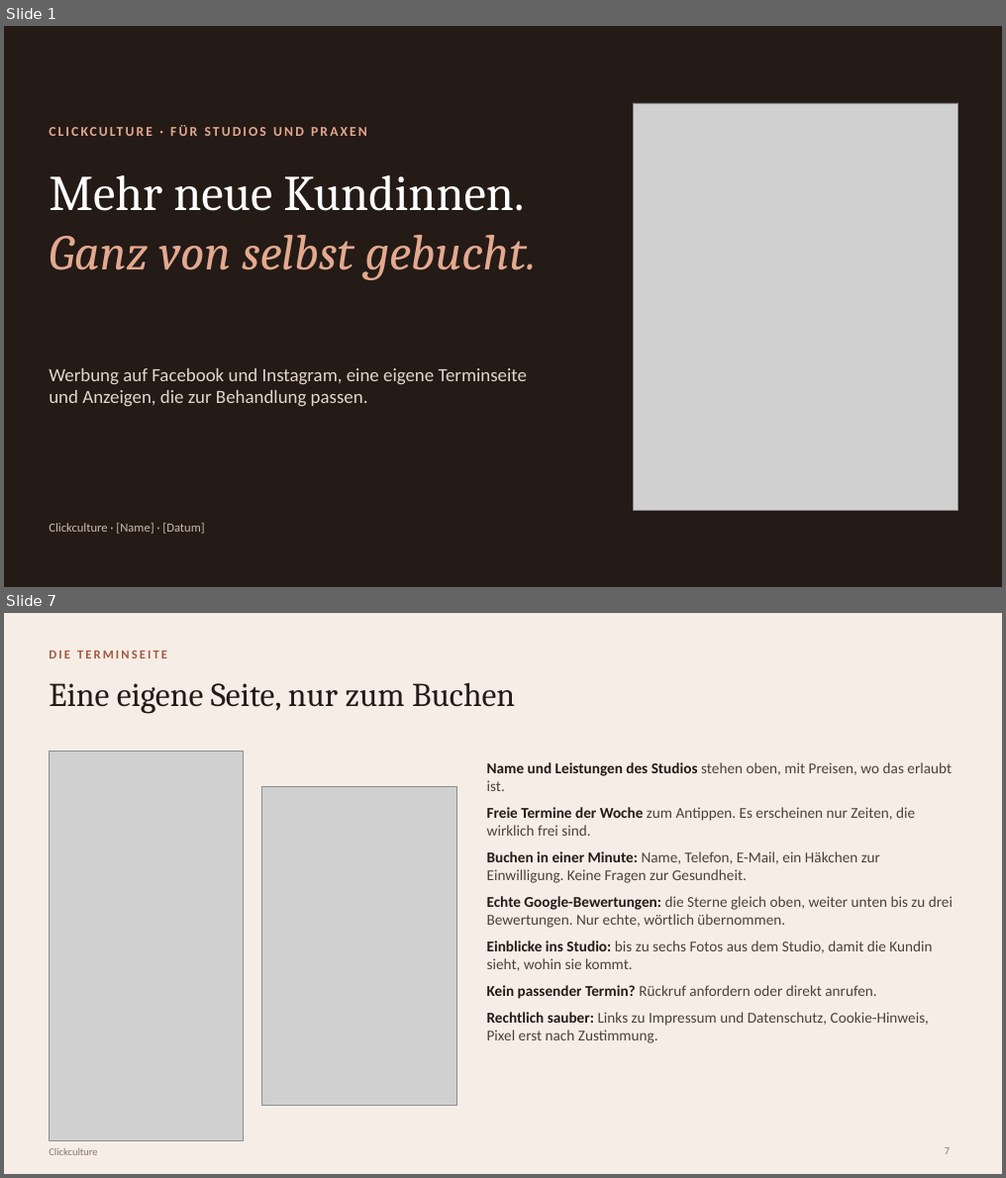
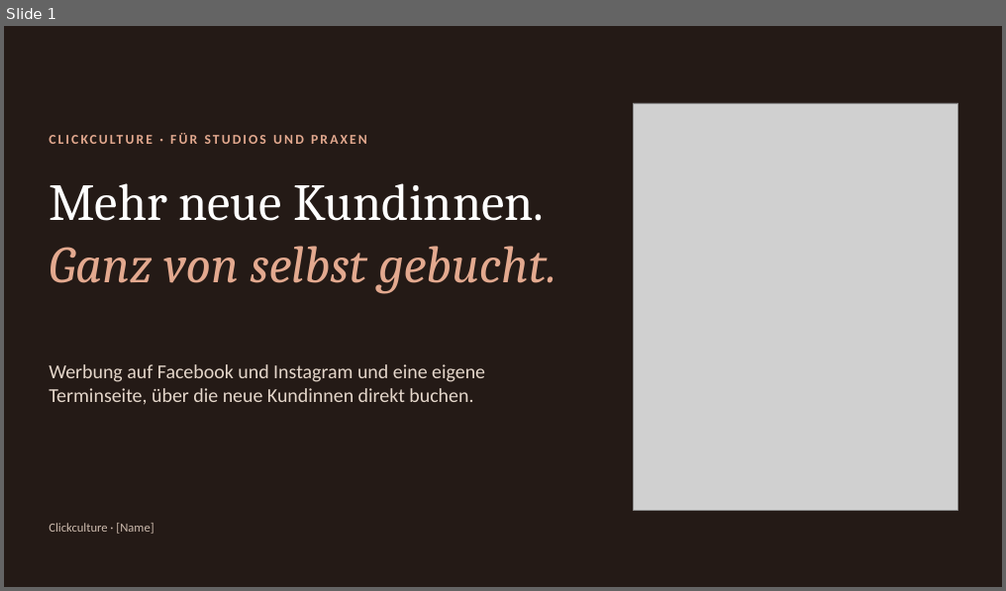
Before and after one commit to raphaelgeil652-lab/business, a slide deck: nischen/beauty/praesentation/Clickculture Beauty – Vorstellung.pptx. Shown one above the other, each under a label of ours: slides 1 and 7 before the commit, slide 1 after it; the slides between them are not shown. The pictures are 1006x1178 and 1006x591 pixels, drawn with LibreOffice and Linux fonts; fonts in the diff are those of the drawing; grey boxes stand for pictures. Boxes give left, top, right and bottom in pixels: in the first picture for what was removed or moved away, otherwise in the second. Text is boxed around its words. In the diff, an @@ line names an element or a change of style, - is before the commit and + after.

```diff
--- a/nischen/beauty/praesentation/Clickculture Beauty – Vorstellung.pptx
+++ b/nischen/beauty/praesentation/Clickculture Beauty – Vorstellung.pptx
@@ slide 7 removed at [4, 613, 1002, 1174], background #F6EEE6 @@
@@ text removed at [49, 651, 167, 659] @@
-DIE TERMINSEITE
@@ title removed at [49, 682, 515, 714] @@
-Eine eigene Seite, nur zum Buchen
@@ picture removed at [49, 752, 244, 1141] @@
@@ picture removed at [262, 786, 456, 1106] @@
@@ text removed at [487, 762, 952, 1044] @@
-• Name und Leistungen des Studios stehen oben, mit Preisen, wo das erlaubt ist.
-• Freie Termine der Woche zum Antippen. Es erscheinen nur Zeiten, die wirklich frei sind.
-• Buchen in einer Minute: Name, Telefon, E-Mail, ein Häkchen zur Einwilligung. Keine Fragen zur Gesundheit.
-• Echte Google-Bewertungen: die Sterne gleich oben, weiter unten bis zu drei Bewertungen. Nur echte, wörtlich übernommen.
-• Einblicke ins Studio: bis zu sechs Fotos aus dem Studio, damit die Kundin sieht, wohin sie kommt.
-• Kein passender Termin? Rückruf anfordern oder direkt anrufen.
-• Rechtlich sauber: Links zu Impressum und Datenschutz, Cookie-Hinweis, Pixel erst nach Zustimmung.
@@ text removed at [49, 1149, 97, 1156] @@
-Clickculture
@@ page number removed at [944, 1148, 949, 1155] @@
-7
@@ slide 1 changed as well @@
@@ text "CLICKCULTURE · FÜR STUDIOS UND ...": place and size @@
-text "CLICKCULTURE · FÜR STUDIOS UND ..." at [49, 123, 573, 150]
+text "CLICKCULTURE · FÜR STUDIOS UND ..." at [49, 131, 573, 157]
@@ text "Mehr neue Kundinnen. Ganz von ...": place and size @@
-text "Mehr neue Kundinnen. Ganz von ..." at [49, 175, 537, 280]
+text "Mehr neue Kundinnen. Ganz von ..." at [49, 183, 556, 293]
@@ text "Mehr neue Kundinnen. Ganz von ..." at [49, 183, 556, 293]: size 48 to 50 pt @@
@@ text at [49, 365, 485, 405]: text changed; size 18 to 19 pt @@
-Werbung auf Facebook und Instagram, eine eigene Terminseite und Anzeigen, die zur Behandlung passen.
+Werbung auf Facebook und Instagram und eine eigene Terminseite, über die neue Kundinnen direkt buchen.
@@ text at [49, 523, 153, 534]: text changed @@
-Clickculture · [Name] · [Datum]
+Clickculture · [Name]
```
Also in this commit, not shown: 2 other slides changed, 9 slides added, 12 other slides removed.
